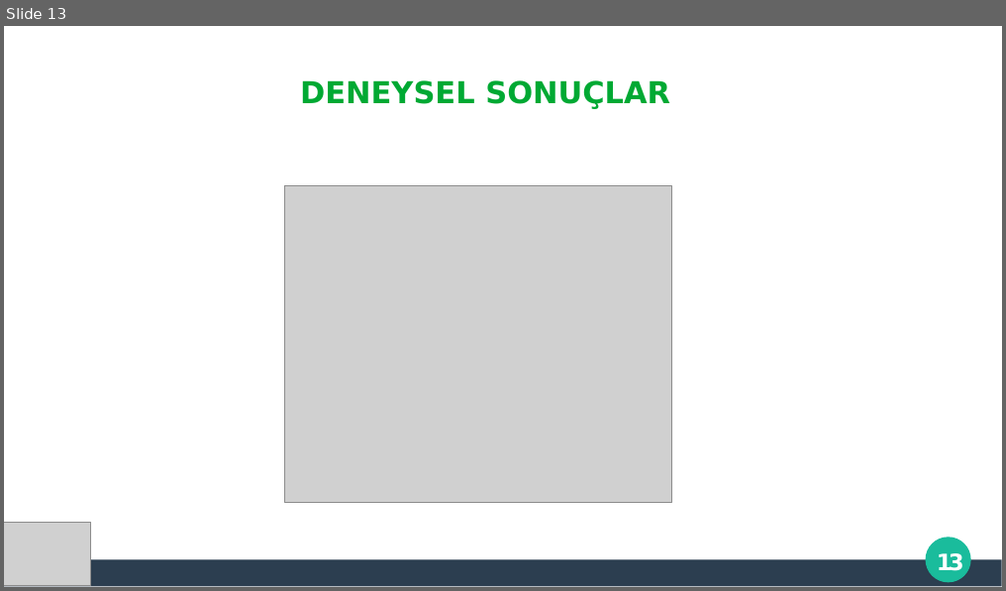
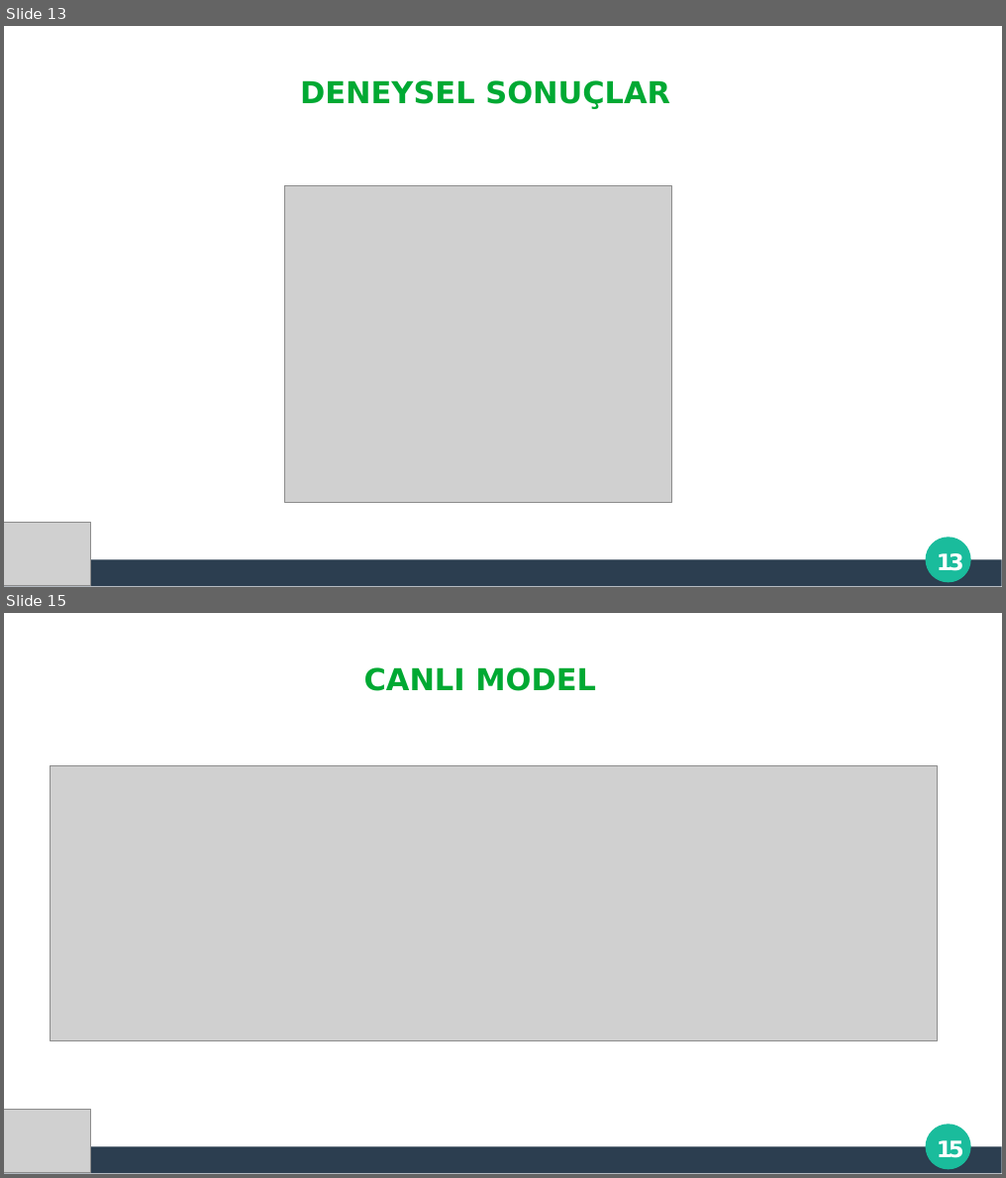
Before and after one commit to thealper2/gat0r-nlp, a slide deck: GATOR_Sunum.pptx. Shown one above the other, each under a label of ours: slide 13 before the commit, slides 13 and 15 after it; the slides between them are not shown. The pictures are 1006x591 and 1006x1178 pixels, drawn with LibreOffice and Linux fonts; fonts in the diff are those of the drawing; grey boxes stand for pictures; background and template pictures are left out. Boxes give left, top, right and bottom in pixels: in the first picture for what was removed or moved away, otherwise in the second. Text is boxed around its words. In the diff, an @@ line names an element or a change of style, - is before the commit and + after.

```diff
--- a/GATOR_Sunum.pptx
+++ b/GATOR_Sunum.pptx
@@ slide 15 added at (x1=4, y1=613, x2=1002, y2=1174), background #FFFFFF; not listed: 3 template elements that a slide beside it also shows @@
@@ title added at (x1=364, y1=667, x2=596, y2=691), 24 pt, text #00A933, bold @@
+CANLI MODEL
@@ picture added at (x1=51, y1=765, x2=937, y2=1042) @@
@@ picture added at (x1=4, y1=1110, x2=91, y2=1173) @@
@@ text added at (x1=937, y1=1141, x2=964, y2=1164), 18 pt, text #FFFFFF, bold @@
+15
```
Also in this commit, not shown: 1 slide changed, 1 other slide added.
